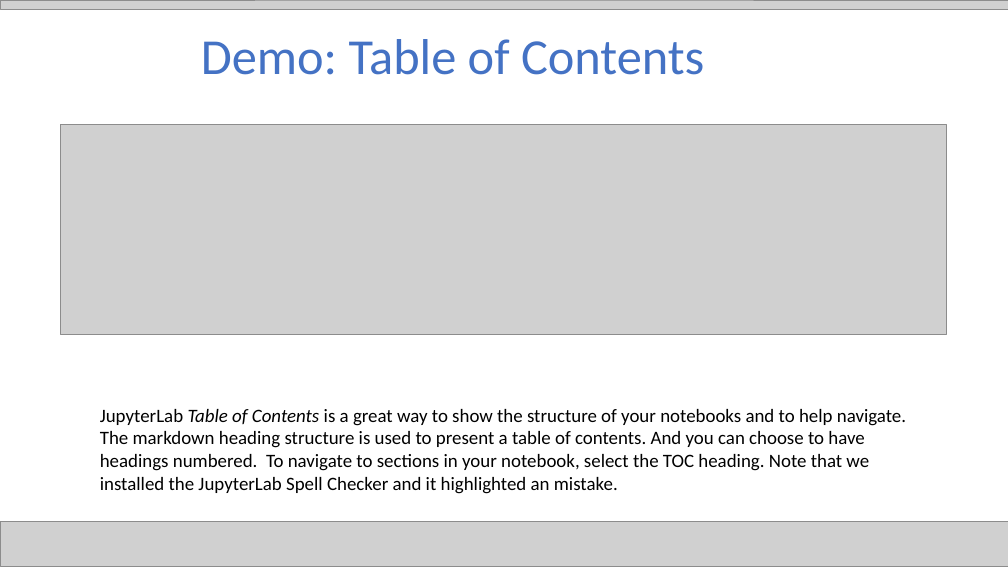
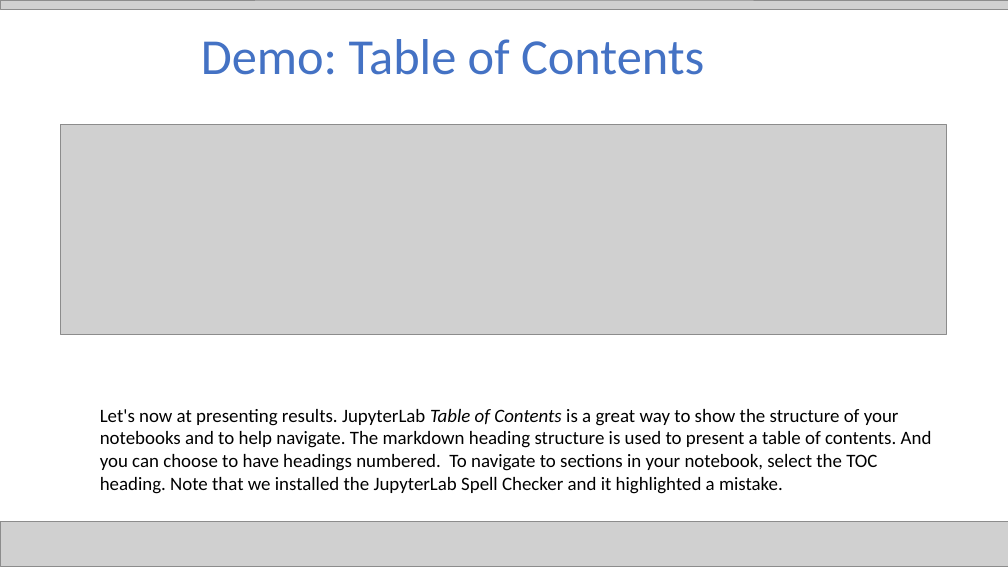
Before and after one commit to jgunderson/presentations, a slide deck: slide 28 of JupyterHub Collaboration.pptx (slide 25 before the commit). Drawn at 1008x567 pixels with LibreOffice and Linux fonts; fonts in the diff are those of the drawing; grey boxes stand for pictures. Boxes give left, top, right and bottom in pixels: in the first picture for what was removed or moved away, otherwise in the second. Text is boxed around its words. In the diff, an @@ line names an element or a change of style, - is before the commit and + after.

```diff
--- a/JupyterHub Collaboration.pptx
+++ b/JupyterHub Collaboration.pptx
@@ text at (100,409,932,494): text changed @@
-JupyterLab Table of Contents is a great way to show the structure of your notebooks and to help navigate. The markdown heading structure is used to present a table of contents. And you can choose to have headings numbered. To navigate to sections in your notebook, select the TOC heading. Note that we installed the JupyterLab Spell Checker and it highlighted an mistake.
+Let's now at presenting results. JupyterLab Table of Contents is a great way to show the structure of your notebooks and to help navigate. The markdown heading structure is used to present a table of contents. And you can choose to have headings numbered. To navigate to sections in your notebook, select the TOC heading. Note that we installed the JupyterLab Spell Checker and it highlighted a mistake.
```
Also in this commit, not shown: 13 other slides changed, 4 slides added, 1 slide removed.
